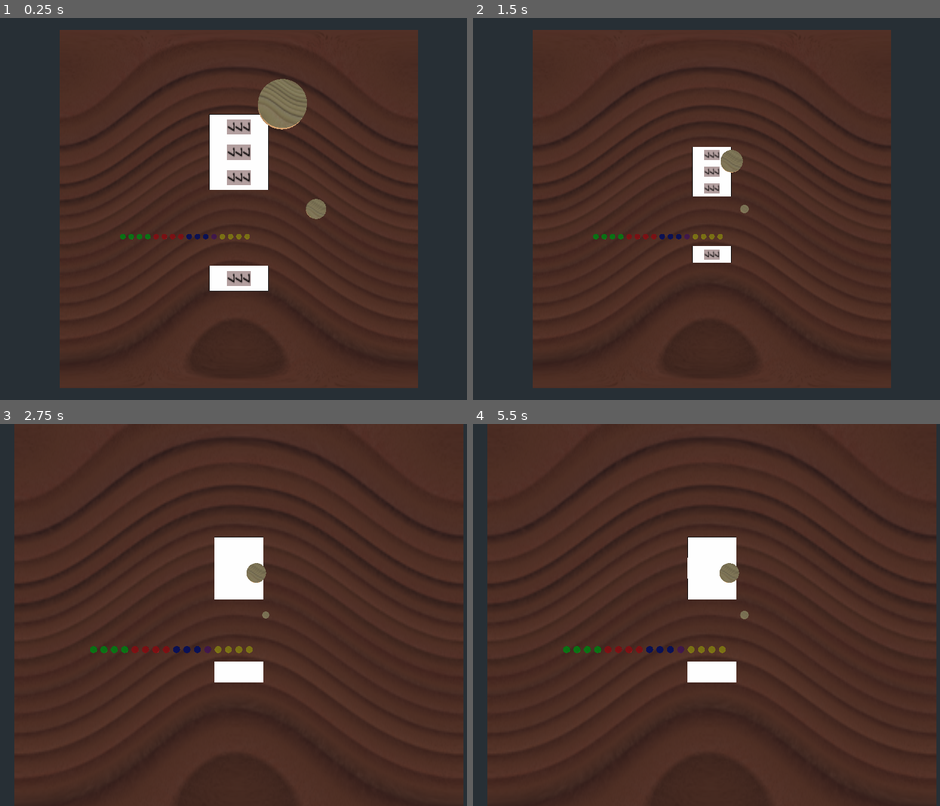
Above: before the commit, frames 1-4 (two rows, left to right).
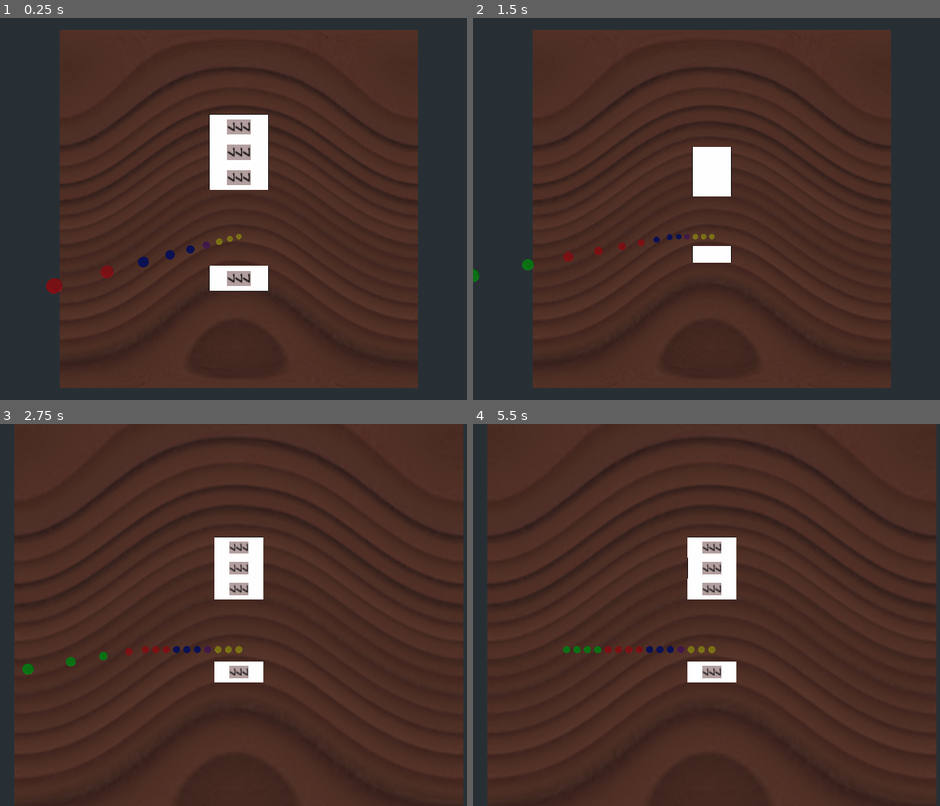
Above: after the commit, the same moments.

Repository: turulomio/gdparchis
Game: Godot game, scene res://Game4.tscn
Two runs of this game, one before a commit and one after it. Both use one fixed random seed, a clock stepped at 60 frames per second and the inputs below.
Inputs (mouse positions are in pixels of both pictures, inside the frame that each line leads up to):
- Up to frame 1 (0.25 s): no input
- Up to frame 2 (1.5 s): move the mouse to (818, 189) at 0.52 s; click (818, 189) at 0.6 s; move the mouse to (617, 228) at 1.27 s; click (617, 228) at 1.35 s
- Up to frame 3 (2.75 s): move the mouse to (284, 530) at 2.02 s; tap Z (zoom_in) at 2.1 s; click (284, 530) at 2.3 s
- Up to frame 4 (5.5 s): move the mouse to (687, 691) at 2.77 s; tap A (zoom_out) at 2.85 s; click (687, 691) at 3.05 s; move the mouse to (855, 672) at 3.52 s; click (855, 672) at 3.6 s; tap Enter at 4.25 s; move the mouse to (566, 557) at 4.27 s; click (566, 557) at 4.35 s; move the mouse to (734, 615) at 5.02 s; tap Z (zoom_in) at 5.1 s; click (734, 615) at 5.3 s

The runs differ from the first frame. In frame 1, 1.8% of the frame differs, in the area x 9-70%, y 15-73%; in frame 2, 1.0%; in frame 3, 1.0%; in frame 4, 0.8%.
Error before the commit: Invalid get index 'id' (on base: 'StaticBody'). (res://Game4.gd:34)

Commit message:
Pieces now fall from the sky

Diff:
--- a/Game4.gd
+++ b/Game4.gd
@@ -29,9 +29,9 @@
 		var object=get_object_under_mouse()
 		if object.filename=="res://Piece.tscn":
 			object.global_transform.origin.y=20
+			print(object.id)
 		if object.filename=="res://4_square_normal.tscn":
 			object.global_transform.origin.y=20
-		print(object.id)
 
 	if Input.is_action_just_pressed("zoom_in"):
 		camera.global_transform.origin.y=camera.global_transform.origin.y-20
--- a/Game4.tscn
+++ b/Game4.tscn
@@ -1,7 +1,6 @@
-[gd_scene load_steps=6 format=2]
+[gd_scene load_steps=5 format=2]
 
 [ext_resource path="res://Board4.tscn" type="PackedScene" id=1]
-[ext_resource path="res://Piece.tscn" type="PackedScene" id=2]
 [ext_resource path="res://Game4.gd" type="Script" id=3]
 [ext_resource path="res://4_square_normal.tscn" type="PackedScene" id=4]
 
@@ -23,12 +22,6 @@
 transform = Transform( 1, 0, 0, 0, 1, 0, 0, 0, 1, 0, 0, 0 )
 physics_material_override = SubResource( 1 )
 
-[node name="PieceRed" parent="." groups=["pieces"] instance=ExtResource( 2 )]
-transform = Transform( 2.8, 0, 0, 0, 2.8, 0, 0, 0, 2.8, 5, 76, -12.076 )
-
-[node name="PieceYellow" parent="." groups=["pieces"] instance=ExtResource( 2 )]
-transform = Transform( 1, 0, 0, 0, 1, 0, 0, 0, 1, 7.753, 80.061, 0 )
-
 [node name="square_73" parent="." instance=ExtResource( 4 )]
 transform = Transform( -4.37114e-08, 0, 1, 0, 1, 0, -1, 0, -4.37114e-08, 0, 60, -19.5 )
 
--- a/Piece.gd
+++ b/Piece.gd
@@ -13,52 +13,52 @@
 	match(self.id):
 		0:
 			self.set_color(ColorN("yellow",1))
-			self.global_transform.origin=Vector3(-3*self.id+3, 0.1, 10)
+			self.global_transform.origin=Vector3(-3*self.id+3, self.id*8, 10)
 		1:
 			self.set_color(ColorN("yellow",1))
-			self.global_transform.origin=Vector3(-3*self.id+3, 0.1, 10)
+			self.global_transform.origin=Vector3(-3*self.id+3, self.id*8, 10)
 		2:
 			self.set_color(ColorN("yellow",1))
-			self.global_transform.origin=Vector3(-3*self.id+3, 0.1, 10)
+			self.global_transform.origin=Vector3(-3*self.id+3, self.id*8, 10)
 		3:
 			self.set_color(ColorN("yellow",1))
-			self.global_transform.origin=Vector3(-3*self.id+3, 0.1, 10)
+			self.global_transform.origin=Vector3(-3*self.id+3, self.id*8, 10)
 		4:
 			self.set_color(ColorN("blueviolet",1))
-			self.global_transform.origin=Vector3(-3*self.id+3, 0.1, 10)
+			self.global_transform.origin=Vector3(-3*self.id+3, self.id*8, 10)
 		5:
 			self.set_color(ColorN("blue",1))
-			self.global_transform.origin=Vector3(-3*self.id+3, 0.1, 10)
+			self.global_transform.origin=Vector3(-3*self.id+3, self.id*8, 10)
 		6:
 			self.set_color(ColorN("blue",1))
-			self.global_transform.origin=Vector3(-3*self.id+3, 0.1, 10)
+			self.global_transform.origin=Vector3(-3*self.id+3, self.id*8, 10)
 		7:
 			self.set_color(ColorN("blue",1))
-			self.global_transform.origin=Vector3(-3*self.id+3, 0.1, 10)
+			self.global_transform.origin=Vector3(-3*self.id+3, self.id*8, 10)
 		8:
 			self.set_color(ColorN("red",1))
-			self.global_transform.origin=Vector3(-3*self.id+3, 0.1, 10)
+			self.global_transform.origin=Vector3(-3*self.id+3, self.id*8, 10)
 		9:
 			self.set_color(ColorN("red",1))
-			self.global_transform.origin=Vector3(-3*self.id+3, 0.1, 10)
+			self.global_transform.origin=Vector3(-3*self.id+3, self.id*8, 10)
 		10:
 			self.set_color(ColorN("red",1))
-			self.global_transform.origin=Vector3(-3*self.id+3, 0.1, 10)
+			self.global_transform.origin=Vector3(-3*self.id+3, self.id*8, 10)
 		11:
 			self.set_color(ColorN("red",1))
-			self.global_transform.origin=Vector3(-3*self.id+3, 0.1, 10)
+			self.global_transform.origin=Vector3(-3*self.id+3, self.id*8, 10)
 		12:
 			self.set_color(ColorN("green",1))
-			self.global_transform.origin=Vector3(-3*self.id+3, 0.1, 10)
+			self.global_transform.origin=Vector3(-3*self.id+3, self.id*8, 10)
 		13:
 			self.set_color(ColorN("green",1))
-			self.global_transform.origin=Vector3(-3*self.id+3, 0.1, 10)
+			self.global_transform.origin=Vector3(-3*self.id+3, self.id*8, 10)
 		14:
 			self.set_color(ColorN("green",1))
-			self.global_transform.origin=Vector3(-3*self.id+3, 0.1, 10)
+			self.global_transform.origin=Vector3(-3*self.id+3, self.id*8, 10)
 		15:
 			self.set_color(ColorN("green",1))
-			self.global_transform.origin=Vector3(-3*self.id+3, 0.1, 10)
+			self.global_transform.origin=Vector3(-3*self.id+3, self.id*8, 10)
 
 # https://raw.githubusercontent.com/godotengine/godot-docs/master/img/color_constants.png
 func set_color(s):
